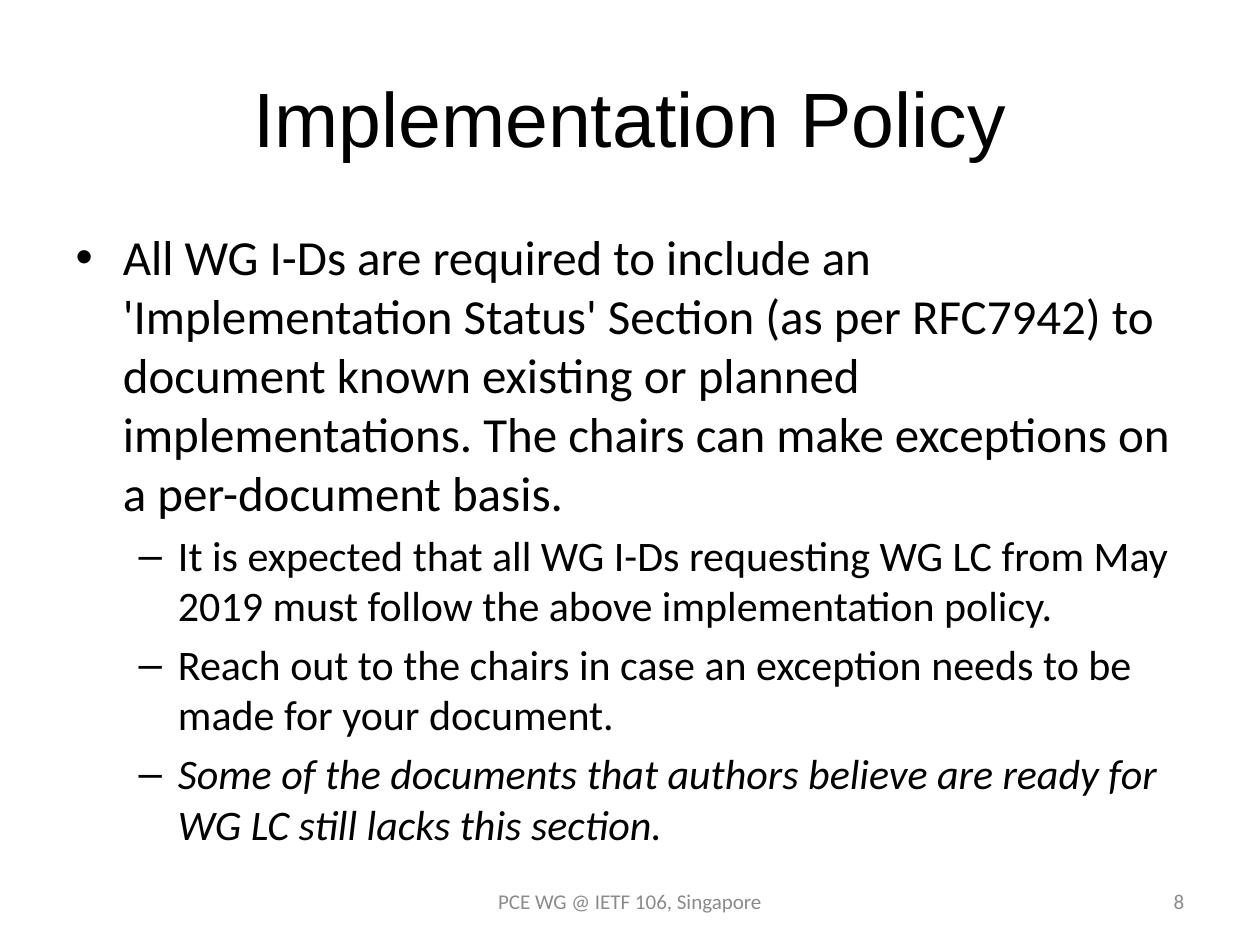
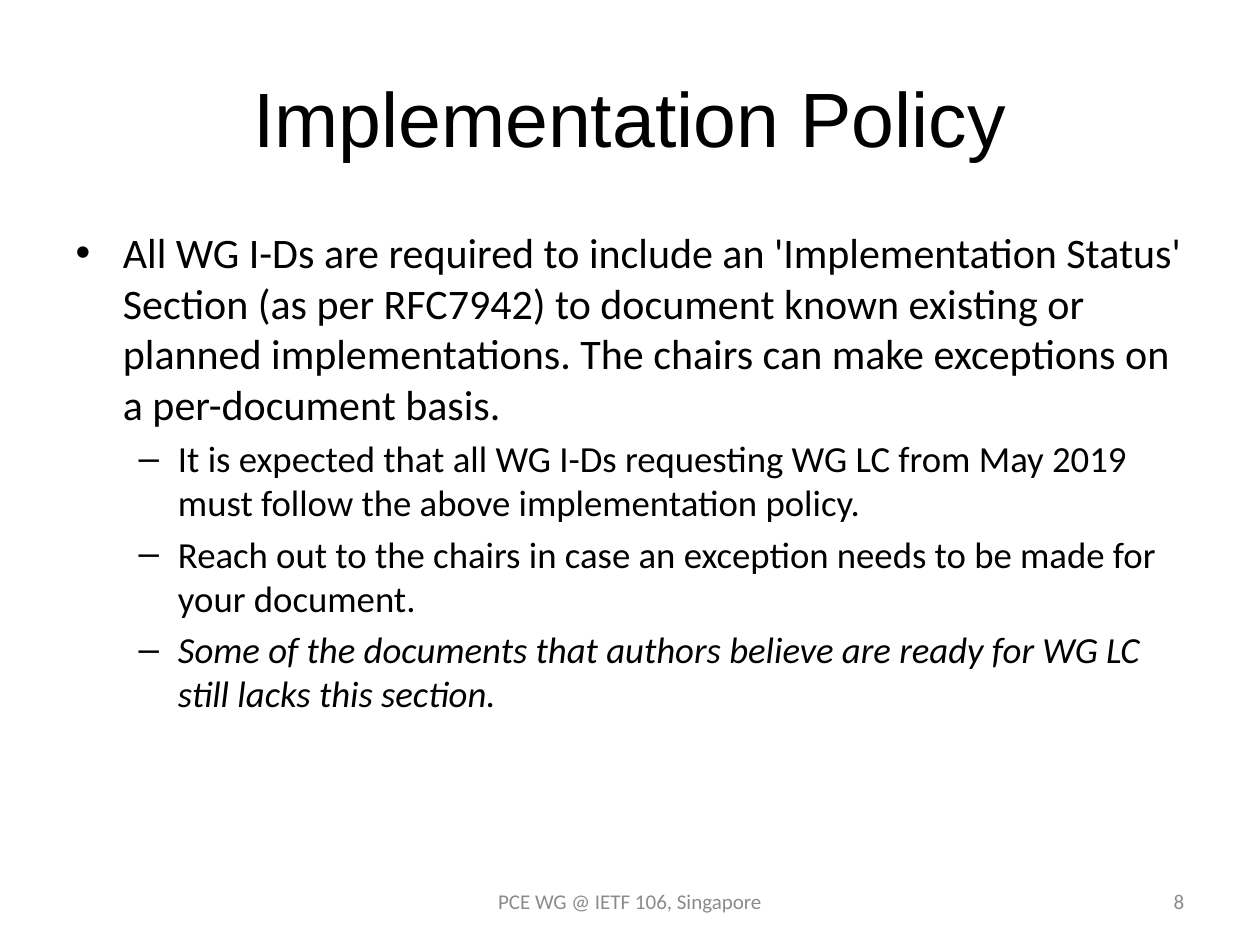
Before and after one commit to dhruvdhody/ietf, a slide deck: slide 8 of PCE WG Slide 106.pptx. Drawn at 1260x945 pixels with LibreOffice and Linux fonts; fonts in the diff are those of the drawing. Boxes give left, top, right and bottom in pixels: in the first picture for what was removed or moved away, otherwise in the second. Text is boxed around its words. In the diff, an @@ line names an element or a change of style, - is before the commit and + after.

```diff
--- a/PCE WG Slide 106.pptx
+++ b/PCE WG Slide 106.pptx
@@ text "All WG I-Ds are required ..." at (123,238,1180,708): size 28 to 24 pt in "All WG I-Ds are required to include ..."; size 24 to 21 pt in "It is expected that all WG I-Ds ...", "Reach out to the chairs in case ...", "Some of the documents that authors believe ..." @@
```
Also in this commit, not shown: 2 other slides changed, 1 slide added.
